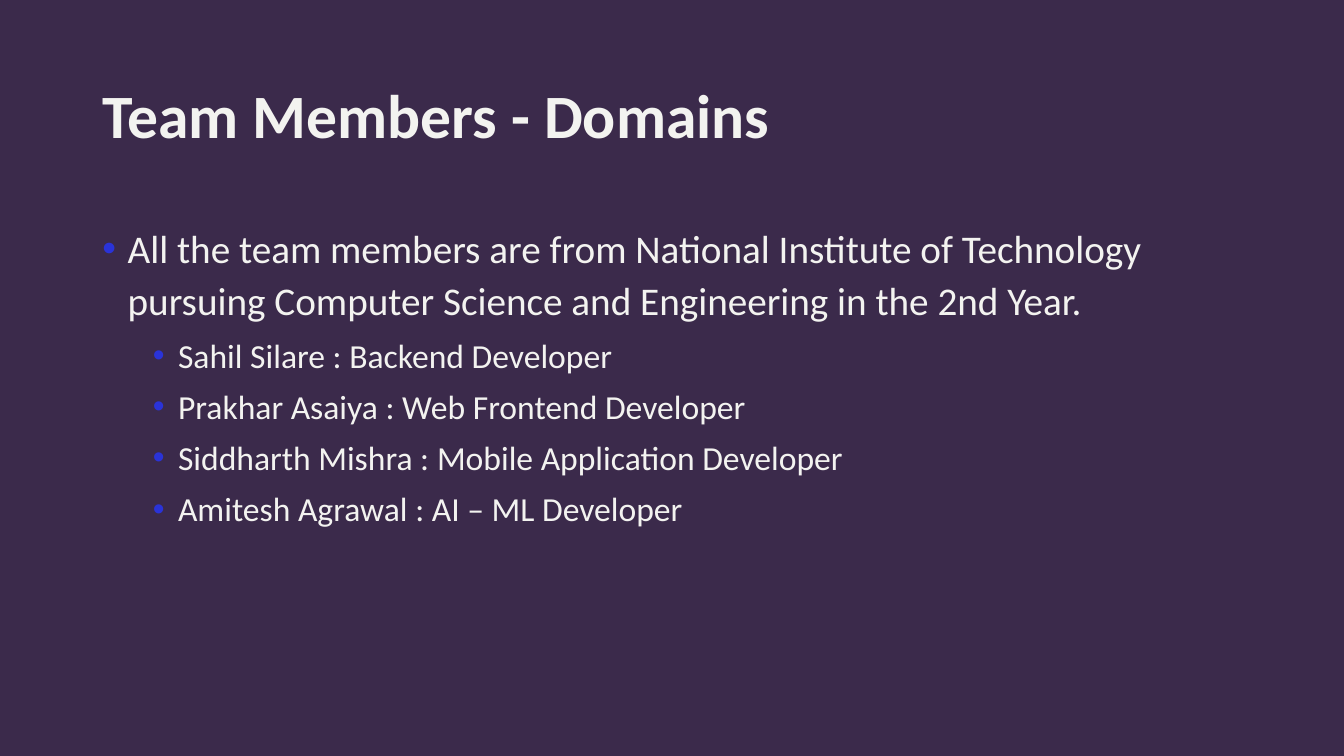
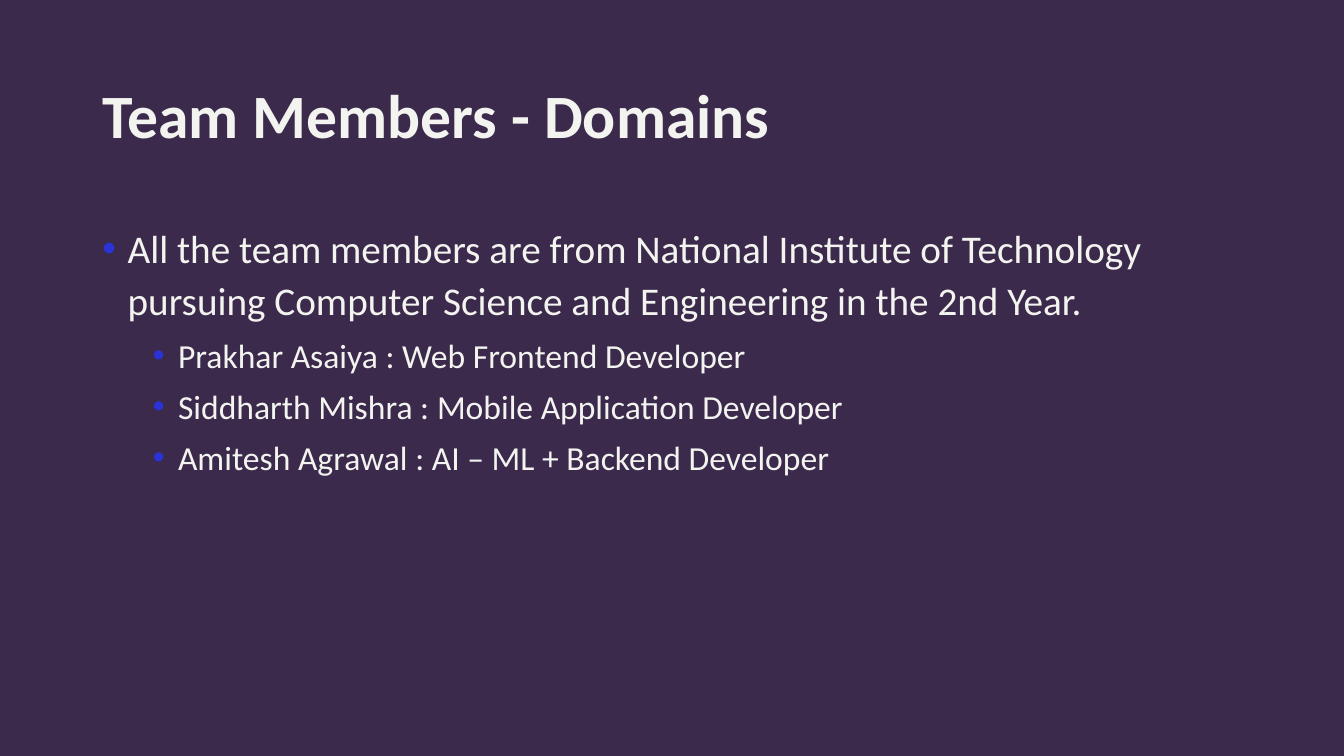
Before and after one commit to sahil9001/Hack-A-Sol_NEXA, a slide deck: slide 11 of HackASol - Sanjeevani PPT.pptx (slide 14 before the commit). Drawn at 1344x756 pixels with LibreOffice and Linux fonts; fonts in the diff are those of the drawing; background and template pictures are left out. Boxes give left, top, right and bottom in pixels: in the first picture for what was removed or moved away, otherwise in the second. Text is boxed around its words. In the diff, an @@ line names an element or a change of style, - is before the commit and + after.

```diff
--- a/HackASol - Sanjeevani PPT.pptx
+++ b/HackASol - Sanjeevani PPT.pptx
@@ text at [178, 344, 612, 374]: paragraph removed @@
-  • Sahil Silare : Backend Developer
@@ text at [178, 446, 829, 476]: text changed @@
-  • Amitesh Agrawal : AI – ML Developer
+  • Amitesh Agrawal : AI – ML + Backend Developer
```
Also in this commit, not shown: 7 other slides changed, 1 slide added, 4 slides removed, 13 other files.
